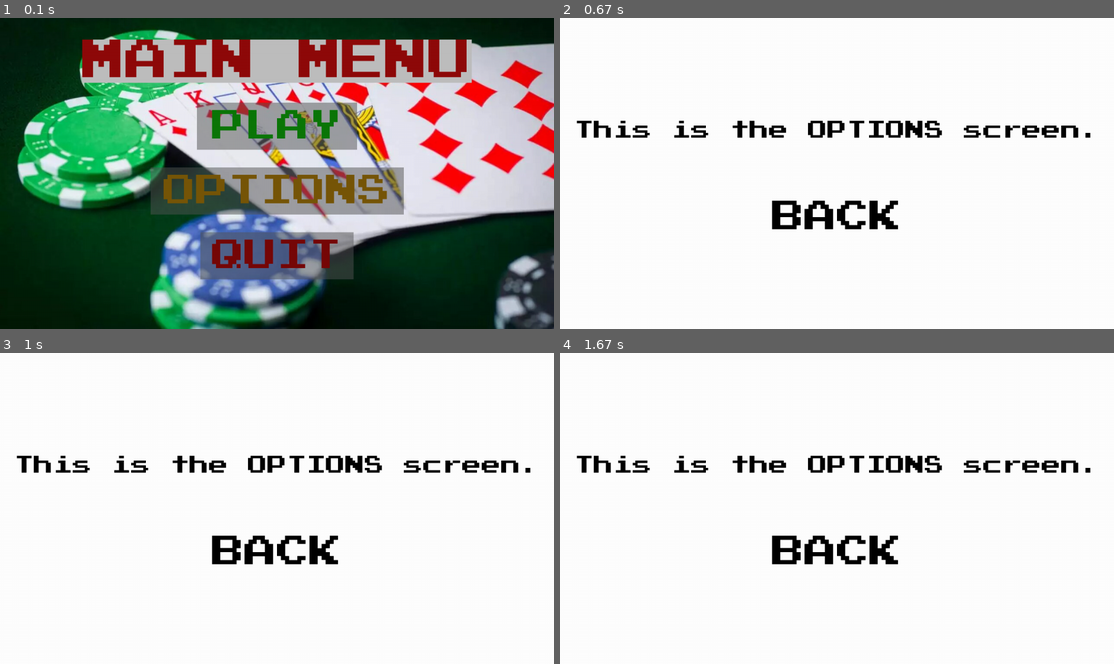
Above: before the commit, frames 1-4 (two rows, left to right).
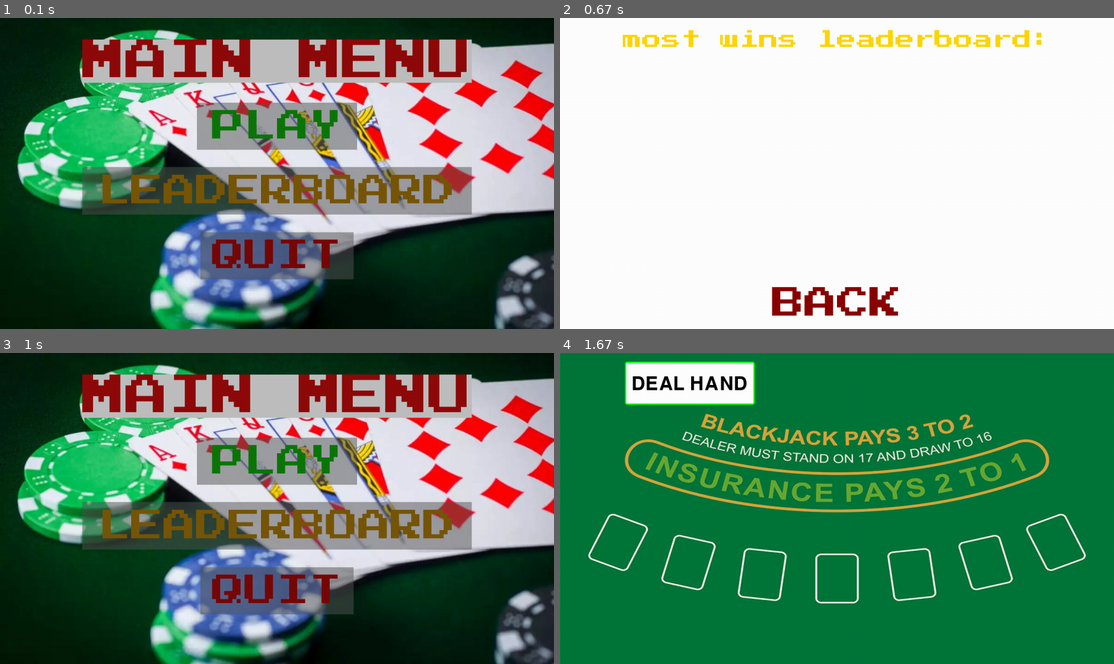
Above: after the commit, the same moments.

Repository: Matthias-254/Pygame_blackjack
Game: pygame game, started from pygame_blackjack.py
Two runs of this game, one before a commit and one after it. Both use one fixed random seed, a clock stepped at 60 frames per second and the inputs below.
Inputs (mouse positions are in pixels of both pictures, inside the frame that each line leads up to):
- Up to frame 1 (0.1 s): no input
- Up to frame 2 (0.67 s): press the mouse at (837, 192) at 0.37 s; move the mouse to (825, 139) at 0.47 s; release the mouse at (814, 89) at 0.6 s
- Up to frame 3 (1 s): press the mouse at (277, 639) at 0.7 s; move the mouse to (182, 536) at 0.8 s; release the mouse at (88, 433) at 0.93 s
- Up to frame 4 (1.67 s): press the mouse at (837, 461) at 1.03 s; move the mouse to (870, 474) at 1.13 s; release the mouse at (903, 486) at 1.27 s

The runs differ from the first frame. In frame 1, 5.4% of the frame differs, in the area x 14-86%, y 47-64%; in frame 2, 6.2%; in frame 3, 97%; in frame 4, 97%, in the area x 0-100%, y 0-100%.

Commit message:
Locale database aangemaakt + leaderboard scherm toegevoegd

Diff:
--- a/pygame_blackjack.py
+++ b/pygame_blackjack.py
@@ -1,4 +1,4 @@
-import pygame, copy, random, sys
+import pygame, copy, random, sys, sqlite3
 
 pygame.init()
 cards = ['2', '3', '4', '5', '6', '7', '8', '9', '10', 'J', 'Q', 'K', 'A']
@@ -14,6 +14,7 @@
 font = pygame.font.Font('freesansbold.ttf', 44)
 smaller_font = pygame.font.Font('freesansbold.ttf', 36)
 active = False
+connection = sqlite3.connect("blackjack.db")
 records = [0, 0, 0]
 player_score = 0
 dealer_score = 0
@@ -70,14 +71,14 @@
 
 		play_button = Button(image=pygame.image.load("assets/Play Rect.png"), pos=(640, 250),
 							text_input="PLAY", font=get_font(75), base_color="#0c7708", hovering_color="Green")
-		options_button = Button(image=pygame.image.load("assets/Options Rect.png"), pos=(640, 400),
-							text_input="OPTIONS", font=get_font(75), base_color="#775608", hovering_color="Orange")
+		leaderboard_button = Button(image=pygame.image.load("assets/Leaderboard Rect.png"), pos=(640, 400),
+							text_input="LEADERBOARD", font=get_font(75), base_color="#775608", hovering_color="Orange")
 		quit_button = Button(image=pygame.image.load("assets/Quit Rect.png"), pos=(640, 550),
 							text_input="QUIT", font=get_font(75), base_color="#770808", hovering_color="Red")
 
 		screen.blit(menu_text, menu_rect)
 
-		for button in [play_button, options_button, quit_button]:
+		for button in [play_button, leaderboard_button, quit_button]:
 			button.change_color(menu_mouse_pos)
 			button.update(screen)
 
@@ -88,36 +89,36 @@
 			if event.type == pygame.MOUSEBUTTONDOWN:
 				if play_button.check_for_input(menu_mouse_pos):
 					blackjack_game()
-				if options_button.check_for_input(menu_mouse_pos):
-					options()
+				if leaderboard_button.check_for_input(menu_mouse_pos):
+					leaderboard()
 				if quit_button.check_for_input(menu_mouse_pos):
 					pygame.quit()
 					sys.exit()
 
 		pygame.display.update()
 
-def options():
+def leaderboard():
 	while True:
-		options_mouse_pos = pygame.mouse.get_pos()
+		leaderboard_mouse_pos = pygame.mouse.get_pos()
 
 		screen.fill("white")
 
-		options_text = get_font(45).render("This is the OPTIONS screen.", True, "Black")
-		options_rect = options_text.get_rect(center=(640, 260))
-		screen.blit(options_text, options_rect)
-
-		options_back = Button(image=None, pos=(640, 460),
-							text_input="BACK", font=get_font(75), base_color="Black", hovering_color="Grey")
-
-		options_back.change_color(options_mouse_pos)
-		options_back.update(screen)
+		leaderboard_text = get_font(45).render("most wins leaderboard:", True, "Gold")
+		leaderboard_rect = leaderboard_text.get_rect(center=(640, 50))
+		screen.blit(leaderboard_text, leaderboard_rect)
+
+		leaderboard_back = Button(image=None, pos=(640, 660),
+							text_input="BACK", font=get_font(75), base_color="Darkred", hovering_color="Red")
+
+		leaderboard_back.change_color(leaderboard_mouse_pos)
+		leaderboard_back.update(screen)
 
 		for event in pygame.event.get():
 			if event.type == pygame.QUIT:
 				pygame.quit()
 				sys.exit()
 			if event.type == pygame.MOUSEBUTTONDOWN:
-				if options_back.check_for_input(options_mouse_pos):
+				if leaderboard_back.check_for_input(leaderboard_mouse_pos):
 					main_menu()
 
 		pygame.display.update()
Binary file added: assets/Leaderboard Rect.png
Binary file removed: assets/Options Rect.png
